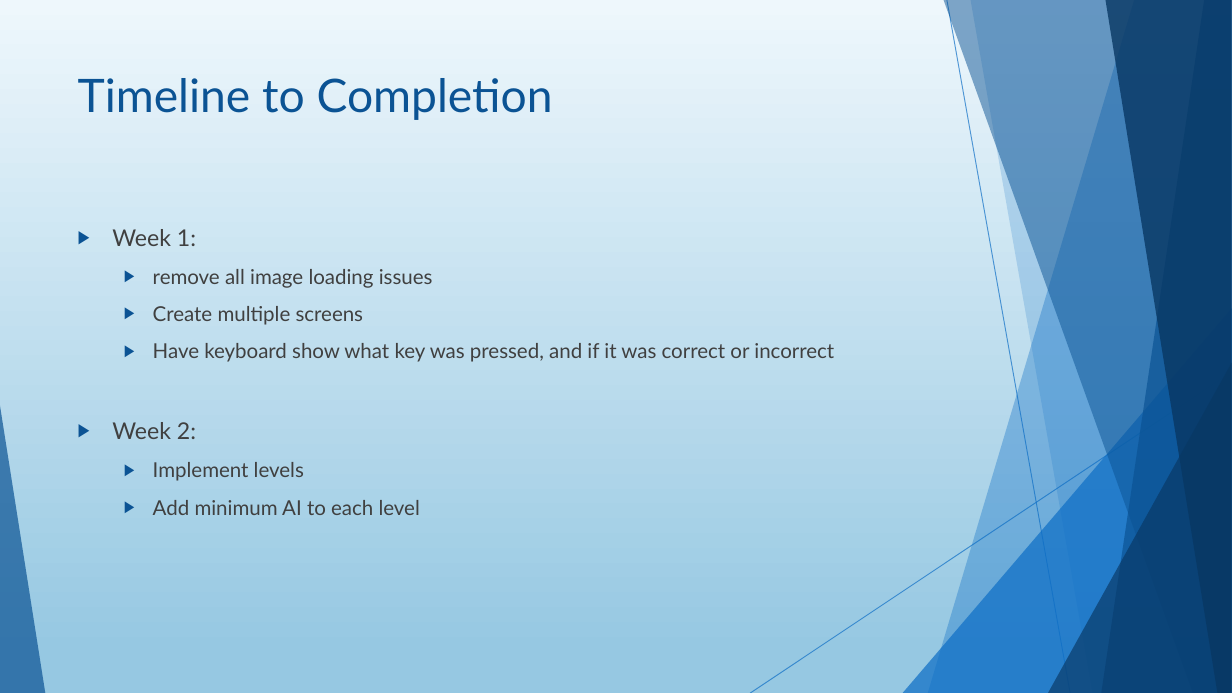
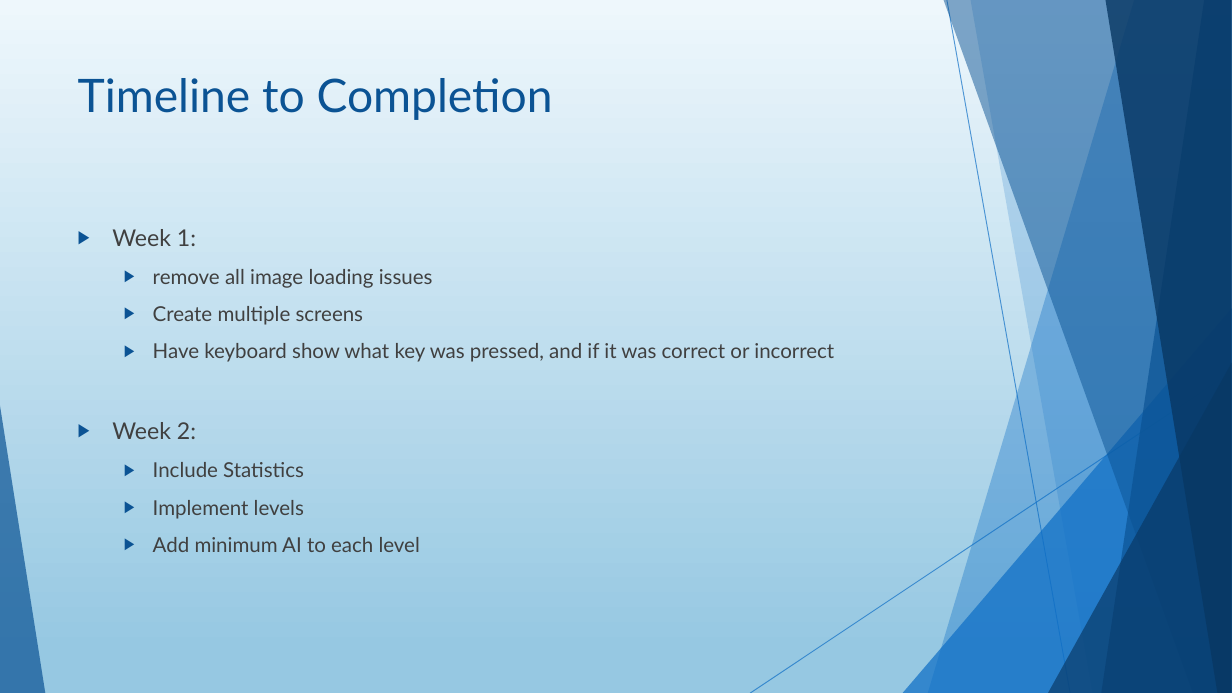
Before and after one commit to Harrison-Palmer/Typing-Tutor, a slide deck: slide 7 of TypingTutorPowerPoint.pptx. Drawn at 1232x693 pixels with LibreOffice and Linux fonts; fonts in the diff are those of the drawing. Boxes give left, top, right and bottom in pixels: in the first picture for what was removed or moved away, otherwise in the second. Text is boxed around its words. In the diff, an @@ line names an element or a change of style, - is before the commit and + after.

```diff
--- a/TypingTutorPowerPoint.pptx
+++ b/TypingTutorPowerPoint.pptx
@@ text at box(153, 462, 304, 477): paragraph added @@
+  ▶ Include Statistics
```
Also in this commit, not shown: 3 other slides changed, 26 other files.
